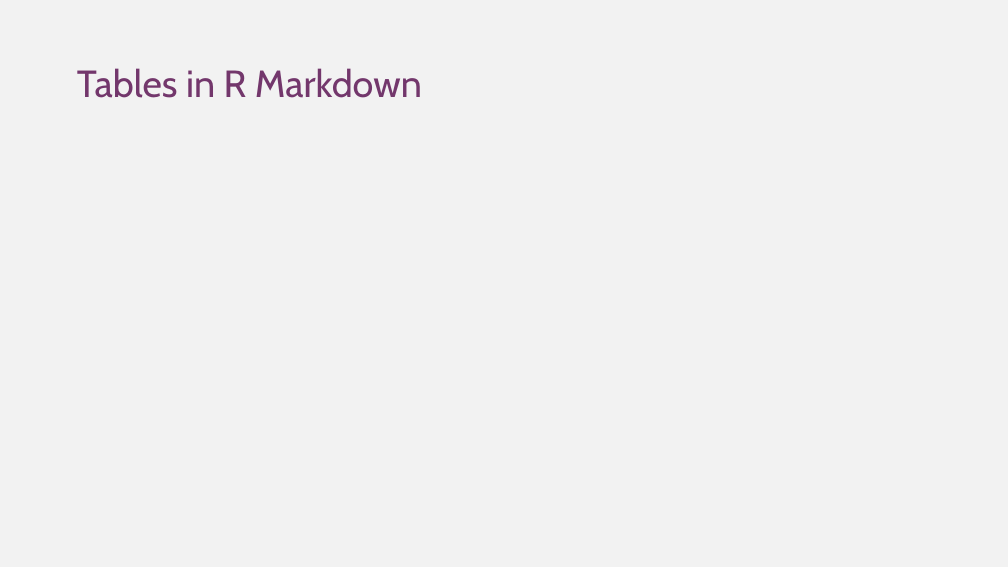
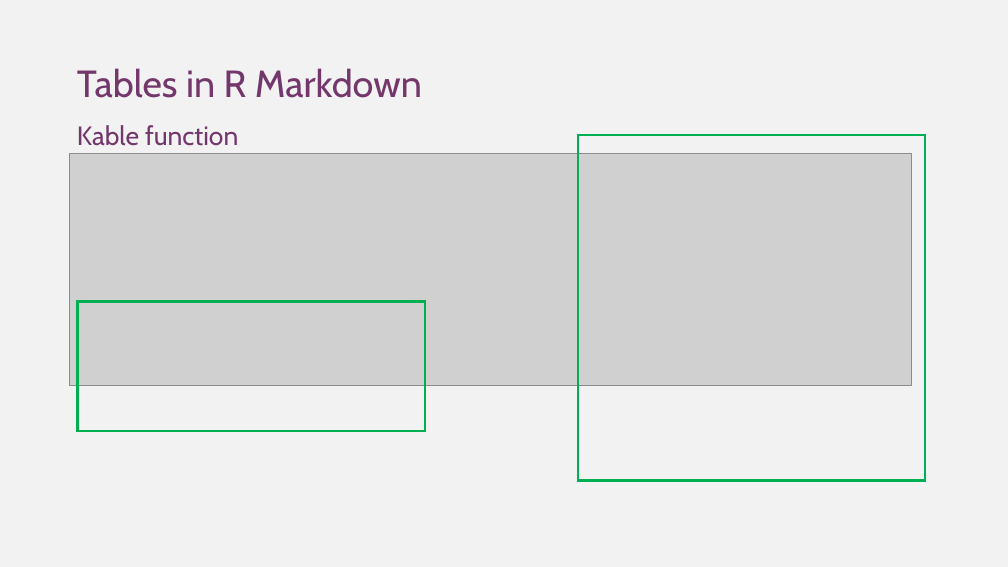
Before and after one commit to DGfS-PhD-2021/R-markdown-course, a slide deck: slide 15 of rmarkdown_pres.pptx (slide 14 before the commit). Drawn at 1008x567 pixels with LibreOffice and Linux fonts; fonts in the diff are those of the drawing; grey boxes stand for pictures. Boxes give left, top, right and bottom in pixels: in the first picture for what was removed or moved away, otherwise in the second. Text is boxed around its words. In the diff, an @@ line names an element or a change of style, - is before the commit and + after.

```diff
--- a/rmarkdown_pres.pptx
+++ b/rmarkdown_pres.pptx
@@ text added at <box>77,125,238,146</box>, 25.2 pt, text #73376C @@
+Kable function
@@ rectangle added at <box>578,135,925,480</box>, outline #00B050 2.25 pt @@
@@ picture added at <box>70,154,912,386</box> @@
@@ rectangle added at <box>78,302,425,431</box>, outline #00B050 2.25 pt @@
```
Also in this commit, not shown: 6 slides added, 6 other files.
